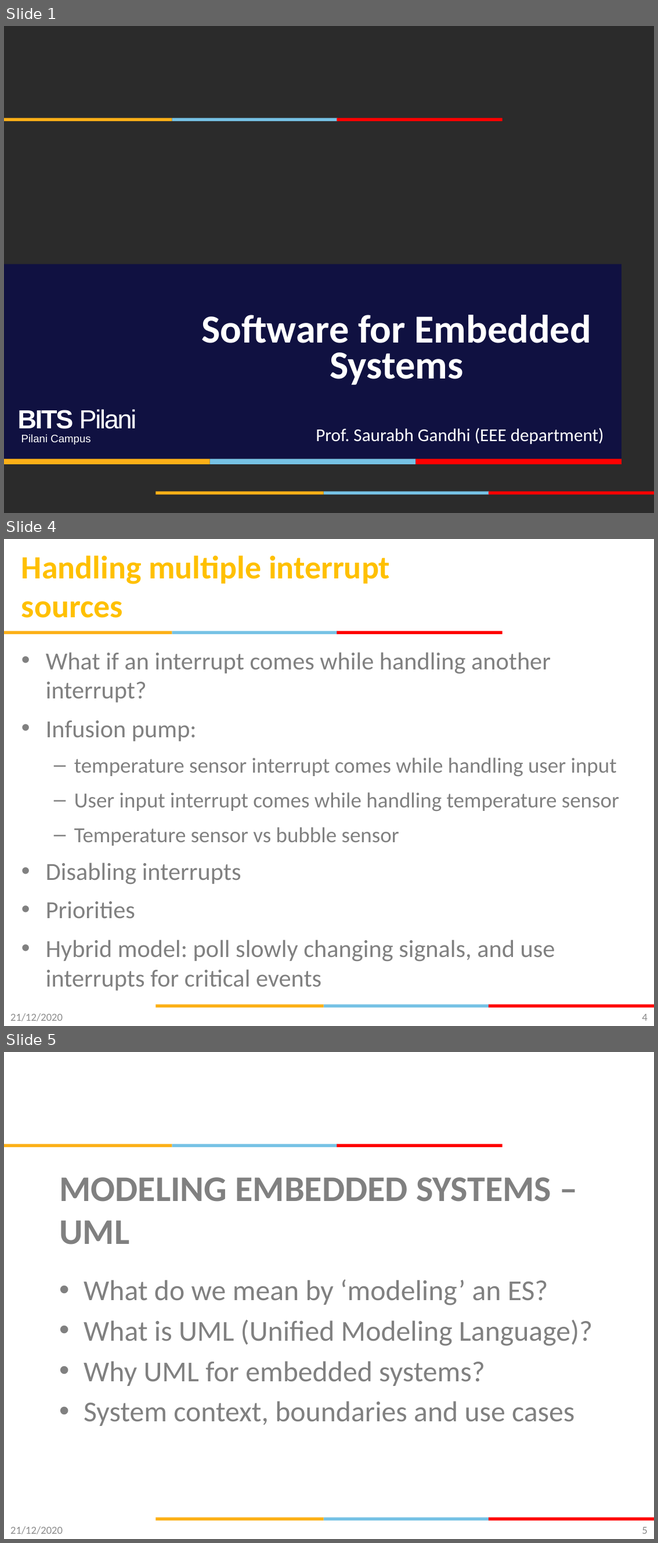
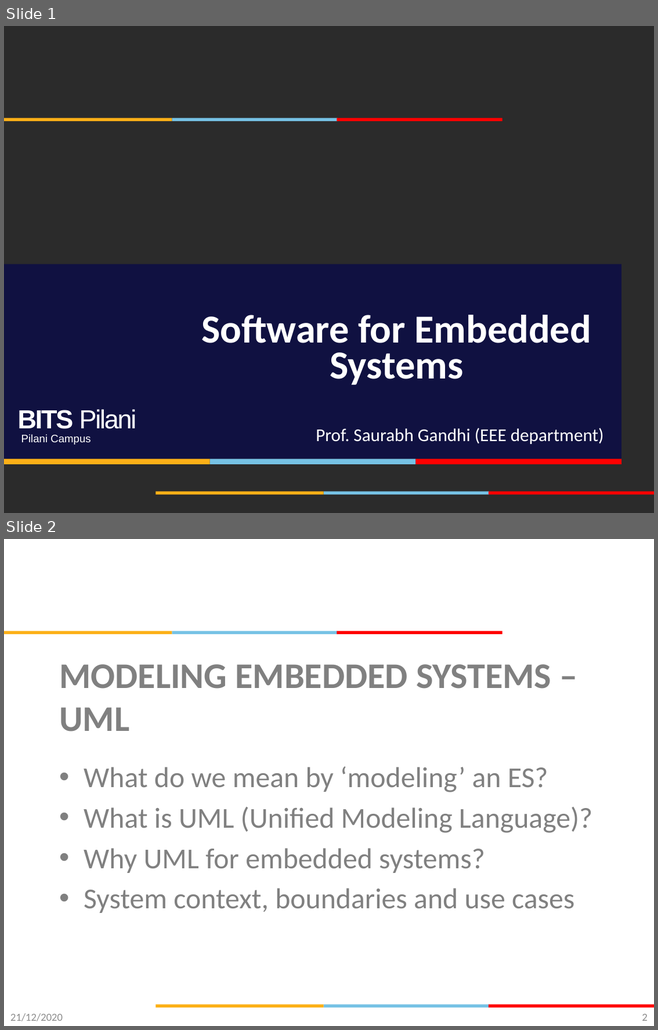
Before and after one commit to gsaurabhr-teaching/csg523-material, a slide deck: Lec-9-12-modeling-uml.pptx. Shown one above the other, each under a label of ours: slides 1, 4 and 5 before the commit, slides 1 and 2 after it; the slides between them are not shown. The pictures are 658x1543 and 658x1030 pixels, drawn with LibreOffice and Linux fonts; fonts in the diff are those of the drawing; background and template pictures are left out; a plain dark background stands for a picture behind light text. Boxes give left, top, right and bottom in pixels: in the first picture for what was removed or moved away, otherwise in the second. Text is boxed around its words. In the diff, an @@ line names an element or a change of style, - is before the commit and + after.

```diff
--- a/Lec-9-12-modeling-uml.pptx
+++ b/Lec-9-12-modeling-uml.pptx
@@ slide 4 removed at [4, 539, 654, 1026], background #FFFFFF; not listed: 6 template elements that a slide beside it also shows @@
@@ title removed at [21, 555, 390, 618] @@
-Handling multiple interrupt sources
@@ text removed at [46, 652, 619, 991] @@
-• What if an interrupt comes while handling another interrupt?
-• Infusion pump:
-  – temperature sensor interrupt comes while handling user input
-  – User input interrupt comes while handling temperature sensor
-  – Temperature sensor vs bubble sensor
-• Disabling interrupts
-• Priorities
-• Hybrid model: poll slowly changing signals, and use interrupts for critical events
@@ text removed at [10, 1013, 63, 1022] @@
-21/12/2020
@@ page number removed at [641, 1014, 647, 1021] @@
-4
@@ what was slide 5 is now slide 2 @@
@@ page number at [641, 1014, 647, 1021]: text changed @@
-5
+2
```
Also in this commit, not shown: 1 slide changed, 13 slides added, 1 other slide removed.
